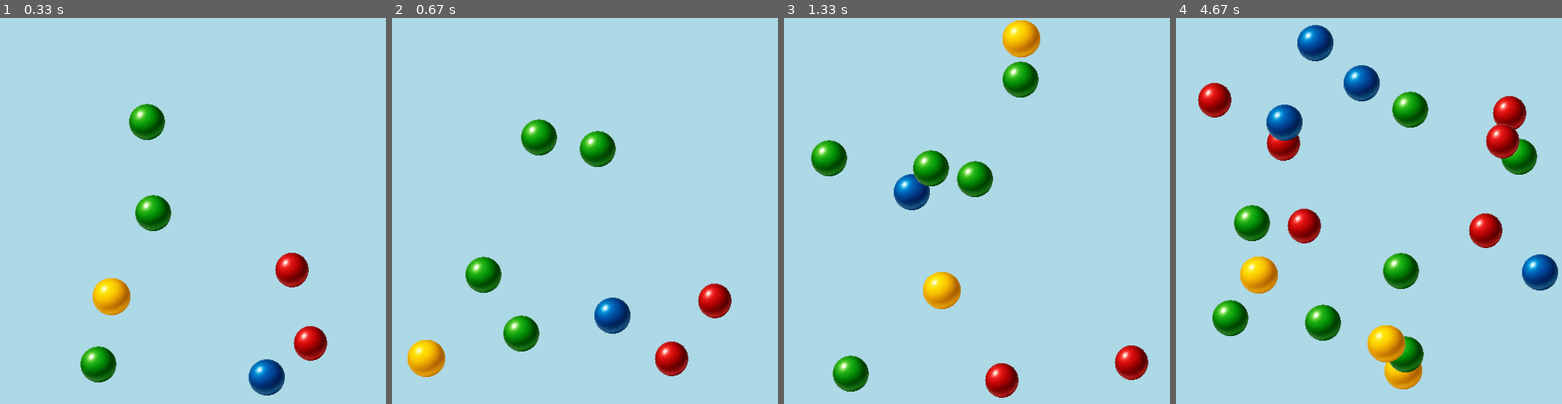
Above: before the commit, frames 1-4 (left to right).
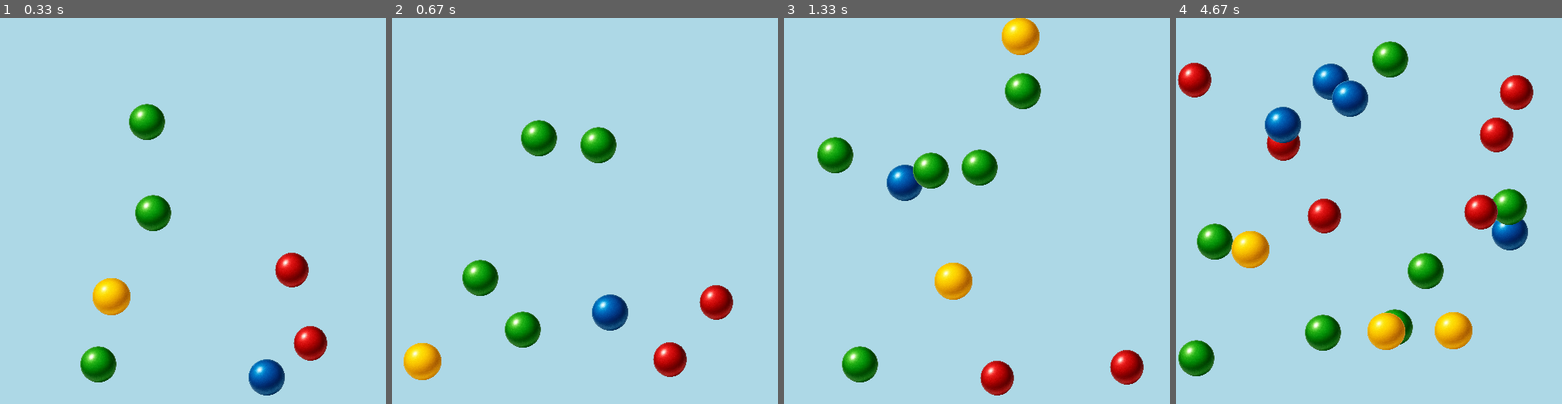
Above: after the commit, the same moments.

Repository: omdhavaljoshi/python-classes
Game: pygame game, started from Pygame classes/Mini project(bouncing balls)/bouncing balls.py
Two runs of this game, one before a commit and one after it. Both use one fixed random seed, a clock stepped at 60 frames per second and the inputs below.
Inputs (mouse positions are in pixels of both pictures, inside the frame that each line leads up to):
- Up to frame 1 (0.33 s): no input
- Up to frame 2 (0.67 s): click (585, 211) at 0.38 s
- Up to frame 3 (1.33 s): click (884, 214) at 0.72 s; click (1034, 75) at 1.05 s
- Up to frame 4 (4.67 s): click (1376, 79) at 1.38 s; click (1372, 253) at 1.72 s; click (1469, 272) at 2.05 s; click (1469, 176) at 2.38 s; click (1507, 180) at 2.72 s; click (1504, 288) at 3.05 s; click (1384, 195) at 3.38 s; click (1284, 141) at 3.72 s; click (1473, 253) at 4.05 s; click (1307, 83) at 4.38 s

Frame 1 is identical in both runs. In frame 2, 3.0% of the frame differs, in the area x 3-89%, y 26-94%; in frame 3, 6.7%; in frame 4, 20%, in the area x 0-99%, y 1-97%.

Commit message:
Bouncing balls mini project

Diff:
--- a/Pygame classes/Mini project(bouncing balls)/bouncing balls.py
+++ b/Pygame classes/Mini project(bouncing balls)/bouncing balls.py
@@ -45,6 +45,7 @@
         if e.type == pygame.MOUSEBUTTONDOWN:
             mouse_pos = pygame.mouse.get_pos()
             ball_group.add(Ball(mouse_pos))
+            ball_group.update()
 
 
     screen.fill("light blue")
